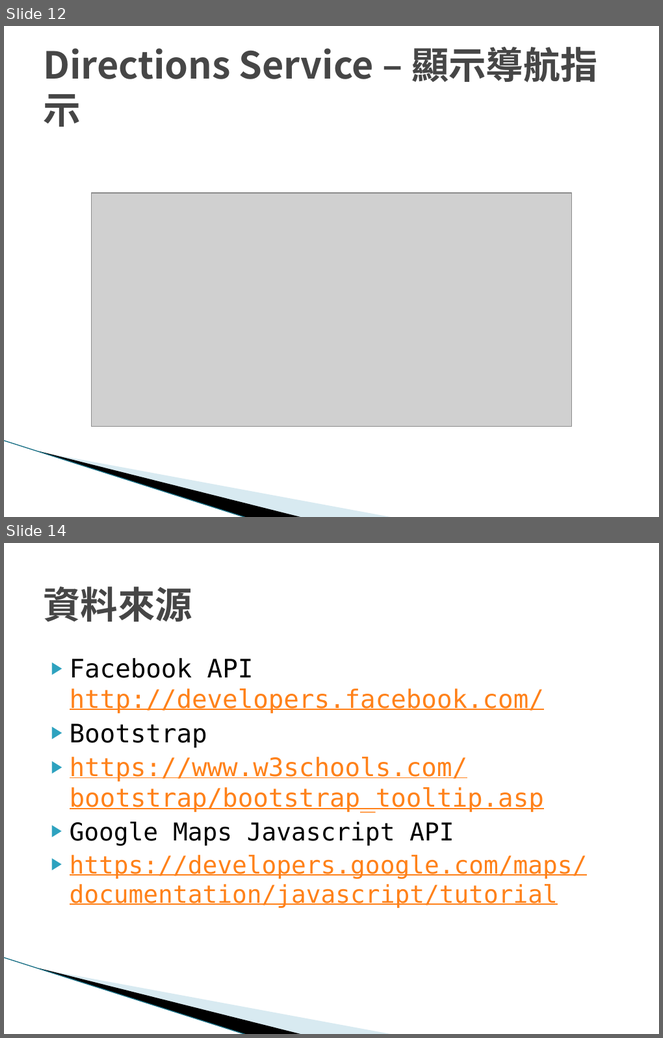
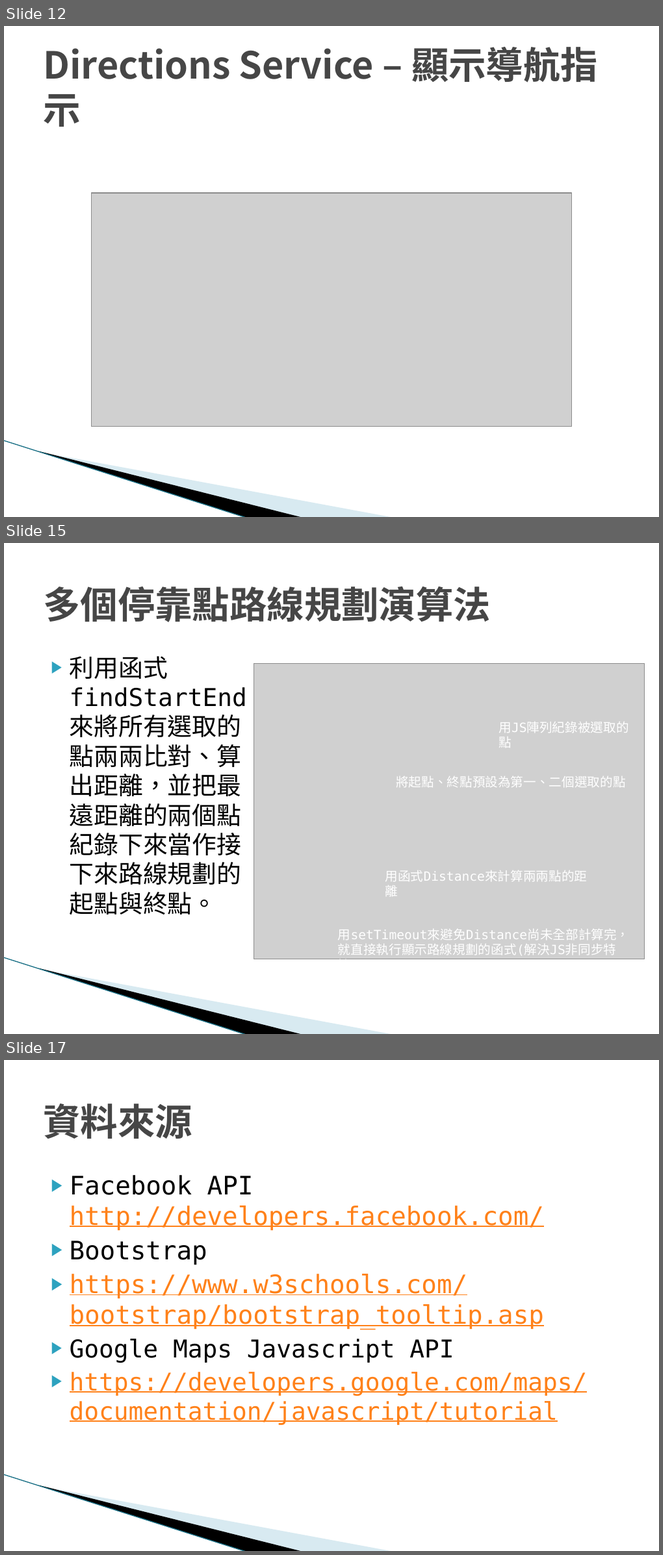
Before and after one commit to brad072623/hw, a slide deck: 台灣旅遊地圖-00757108+00757128.pptx. Shown one above the other, each under a label of ours: slides 12 and 14 before the commit, slides 12, 15 and 17 after it; the slides between them are not shown. The pictures are 663x1038 and 663x1555 pixels, drawn with LibreOffice and Linux fonts; fonts in the diff are those of the drawing; grey boxes stand for pictures; background and template pictures are left out. Boxes give left, top, right and bottom in pixels: in the first picture for what was removed or moved away, otherwise in the second. Text is boxed around its words. In the diff, an @@ line names an element or a change of style, - is before the commit and + after.

```diff
--- a/台灣旅遊地圖-00757108+00757128.pptx
+++ b/台灣旅遊地圖-00757108+00757128.pptx
@@ slide 15 added at [4,543,659,1034], background #FFFFFF; not listed: 3 template elements that a slide beside it also shows @@
@@ title added at [43,587,491,622], 41 pt, text #464646, bold @@
+多個停靠點路線規劃演算法
@@ text added at [70,656,242,915], 27 pt, text #000000 @@
+▶ 利用函式 findStartEnd來將所有選取的點兩兩比對、算出距離，並把最遠距離的兩個點紀錄下來當作接下來路線規劃的起點與終點。
@@ picture added at [254,663,645,960] @@
@@ text added at [499,722,629,733], 14 pt, text #FFFFFF @@
+用JS陣列紀錄被選取的點
@@ text added at [396,776,625,787], 14 pt, text #FFFFFF @@
+將起點、終點預設為第一、二個選取的點
@@ text added at [386,871,588,882], 14 pt, text #FFFFFF @@
+用函式Distance來計算兩兩點的距離
@@ text added at [338,929,630,956], 14 pt, text #FFFFFF @@
+用setTimeout來避免Distance尚未全部計算完，就直接執行顯示路線規劃的函式(解決JS非同步特性)
@@ what was slide 14 is now slide 17 @@
```
Also in this commit, not shown: 1 slide changed, 2 other slides added.
